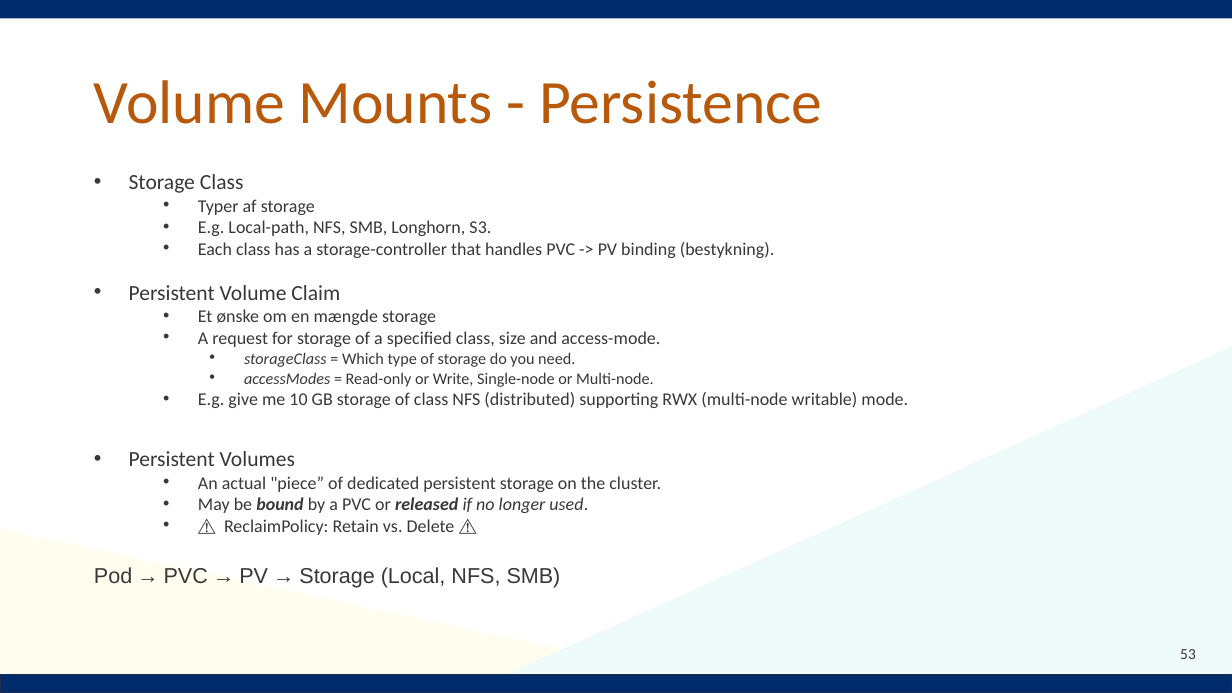
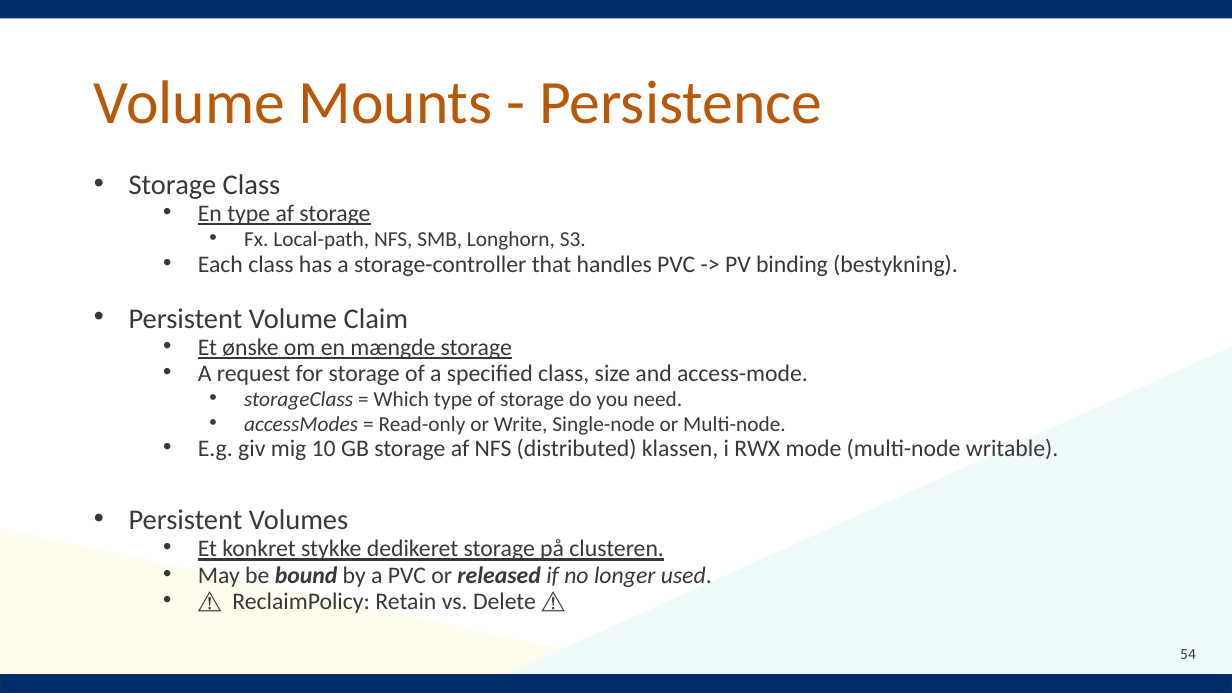
Before and after one commit to Notalib/workshop-kubernetes, a slide deck: slide 54 of Kubernetes_workshop.pptx (slide 53 before the commit). Drawn at 1232x693 pixels with LibreOffice and Linux fonts; fonts in the diff are those of the drawing; background and template pictures are left out. Boxes give left, top, right and bottom in pixels: in the first picture for what was removed or moved away, otherwise in the second. Text is boxed around its words. In the diff, an @@ line names an element or a change of style, - is before the commit and + after.

Commit message:
chore: update pptx

```diff
--- a/Kubernetes_workshop.pptx
+++ b/Kubernetes_workshop.pptx
@@ text at bbox=[129, 174, 958, 613]: size 16.8 to 22.2 pt in "Storage Class", "Persistent Volume Claim", "Persistent Volumes"; size 14 to 18.5 pt in "Each class has a storage-controller that handles ...", "Et ønske om en mængde storage", "A request for storage of a specified ...", "May be bound by a PVC or ..." and 1 more places; underline on in "Et ønske om en mængde storage"; size 12.6 to 16.6 pt in "storageClass = Which type of storage do ...", "accessModes = Read-only or Write, Single-node or ..." @@
@@ text at bbox=[198, 204, 586, 250]: text changed; size 14 to 16.6 pt @@
-  • Typer af storage
-  • E.g. Local-path, NFS, SMB, Longhorn, S3.
+  • En type af storage
+    • Fx. Local-path, NFS, SMB, Longhorn, S3.
@@ text at bbox=[198, 439, 1059, 460]: text changed; size 14 to 18.5 pt @@
-  • E.g. give me 10 GB storage of class NFS (distributed) supporting RWX (multi-node writable) mode.
+  • E.g. giv mig 10 GB storage af NFS (distributed) klassen, i RWX mode (multi-node writable).
@@ text at bbox=[198, 539, 664, 561]: text changed; size 14 to 18.5 pt @@
-  • An actual "piece” of dedicated persistent storage on the cluster.
+  • Et konkret stykke dedikeret storage på clusteren.
@@ text at bbox=[94, 567, 561, 588]: paragraph removed @@
-Pod → PVC → PV → Storage (Local, NFS, SMB)
@@ page number at bbox=[1180, 649, 1196, 659]: text changed @@
-53
+54
```
Also in this commit, not shown: 11 other slides changed, 1 slide added.
